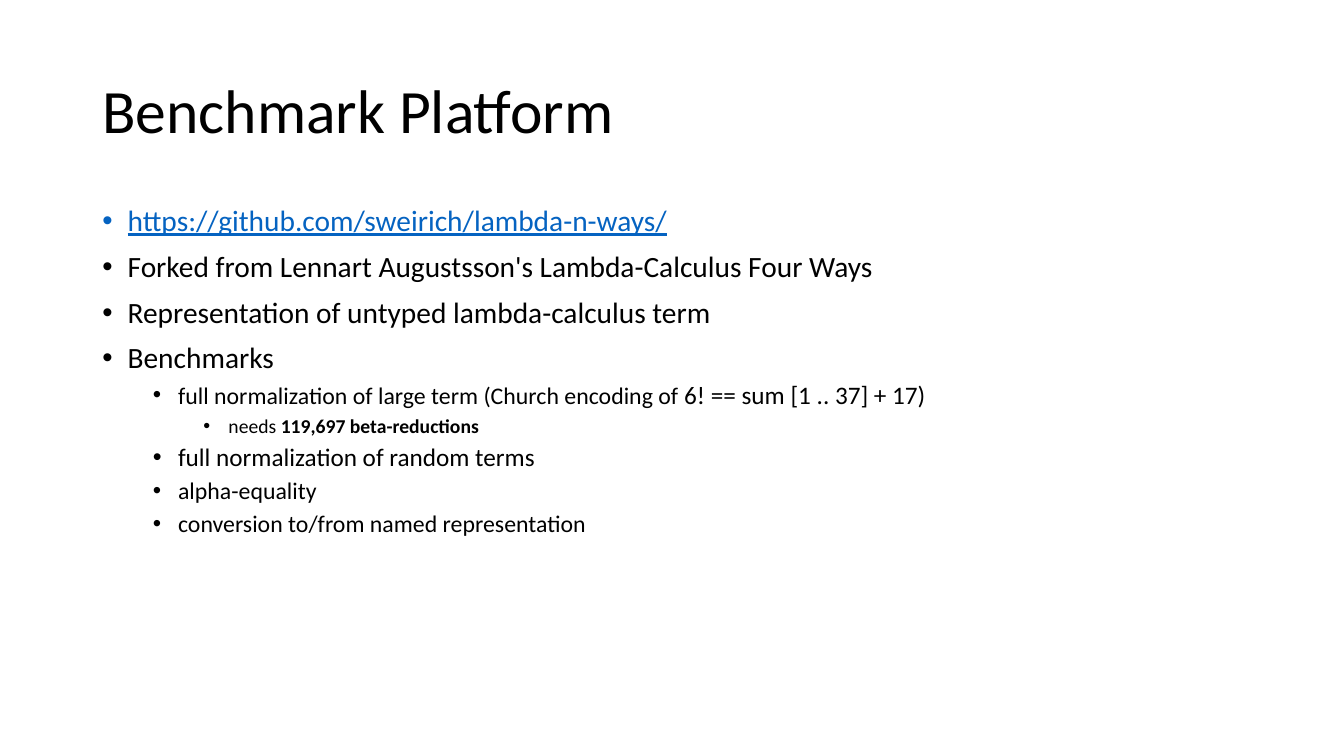
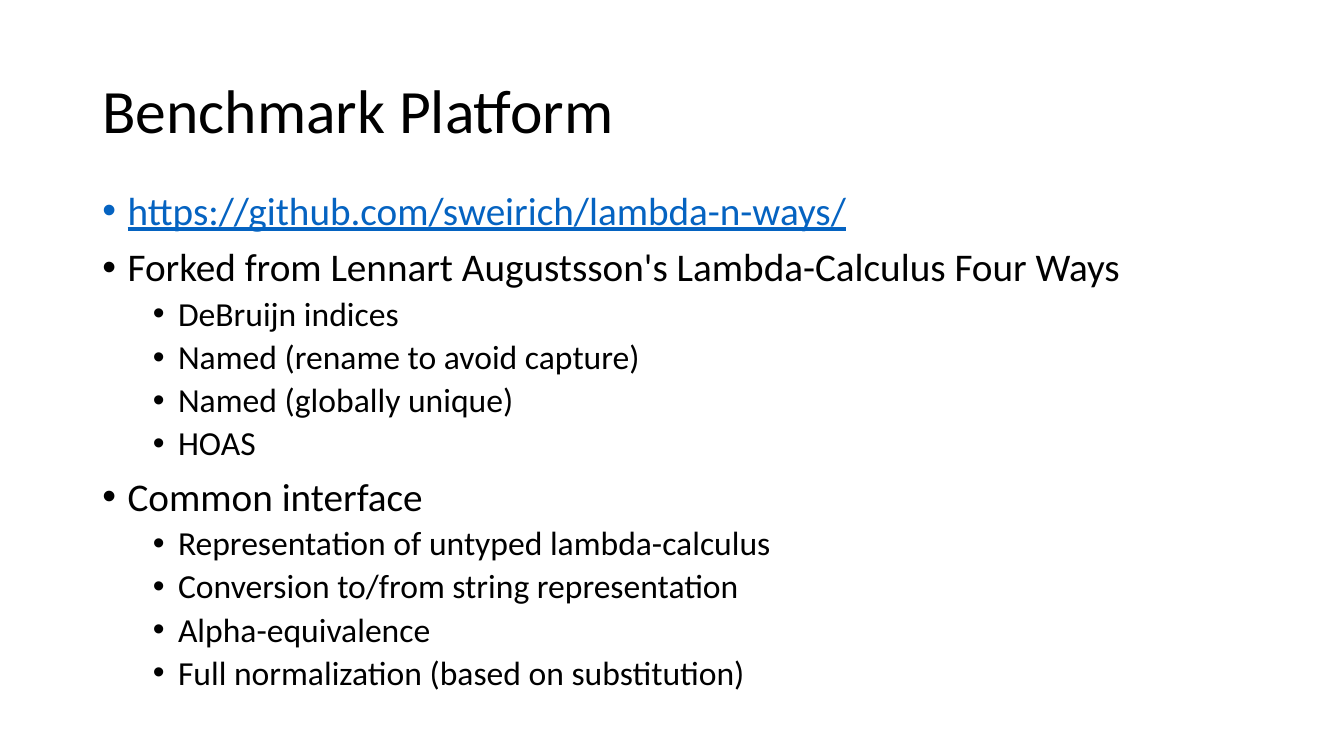
Before and after one commit to sweirich/lambda-n-ways, a slide deck: slide 9 of doc/wits-discussion.pptx (slide 8 before the commit). Drawn at 1344x756 pixels with LibreOffice and Linux fonts; fonts in the diff are those of the drawing. Boxes give left, top, right and bottom in pixels: in the first picture for what was removed or moved away, otherwise in the second. Text is boxed around its words. In the diff, an @@ line names an element or a change of style, - is before the commit and + after.

```diff
--- a/doc/wits-discussion.pptx
+++ b/doc/wits-discussion.pptx
@@ text "https://github.com/sweirich/lambda-n-ways/": place and size @@
-text "https://github.com/sweirich/lambda-n-ways/" at box(128, 210, 925, 536)
+text "https://github.com/sweirich/lambda-n-ways/" at box(128, 197, 1120, 690)
@@ text at box(128, 197, 1120, 288): size 21 to 28 pt in "https://github.com/sweirich/lambda-n-ways/", "Forked from Lennart Augustsson's Lambda-Calculus Four Ways" @@
@@ text at box(128, 302, 770, 690): text changed; size 17 to 24 pt @@
-• Representation of untyped lambda-calculus term
-• Benchmarks
-  • full normalization of large term (Church encoding of 6! == sum [1 .. 37] + 17)
-    • needs 119,697 beta-reductions
-  • full normalization of random terms
-  • alpha-equality
-  • conversion to/from named representation
+  • DeBruijn indices
+  • Named (rename to avoid capture)
+  • Named (globally unique)
+  • HOAS
+• Common interface
+  • Representation of untyped lambda-calculus
+  • Conversion to/from string representation
+  • Alpha-equivalence
+  • Full normalization (based on substitution)
```
Also in this commit, not shown: 4 other slides changed, 14 slides added, 5 slides removed, 3 other files.
